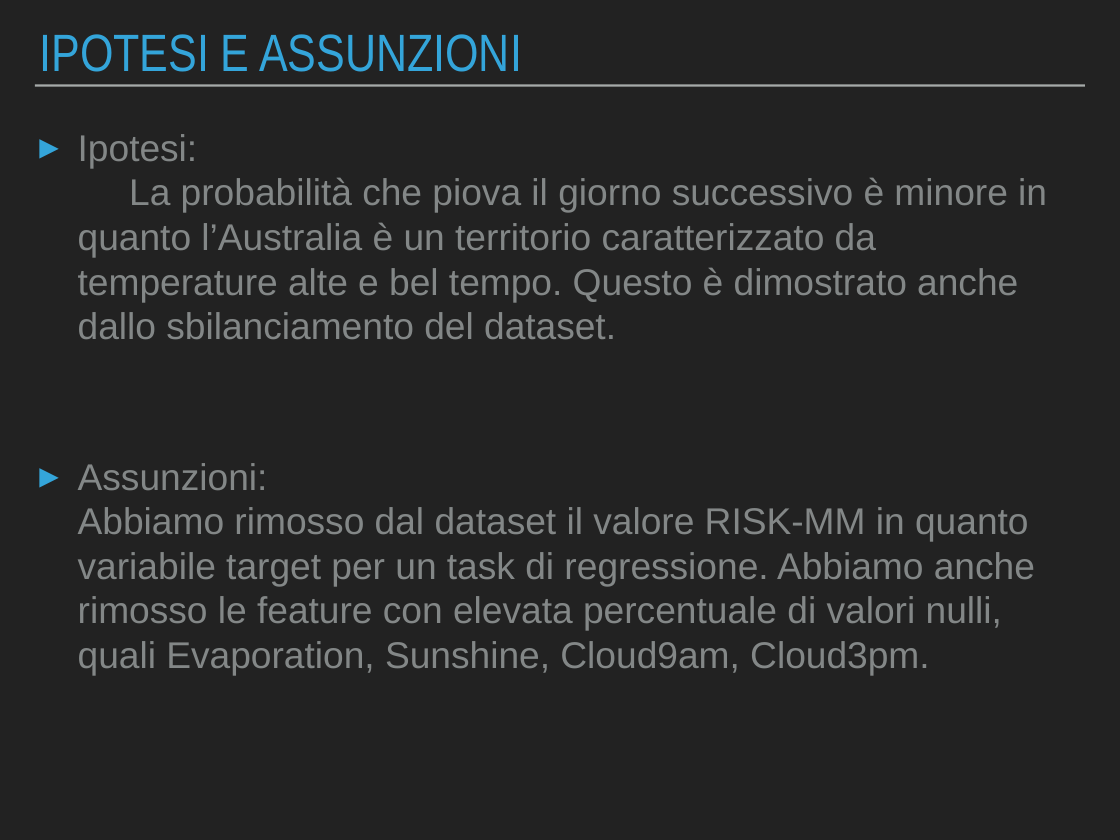
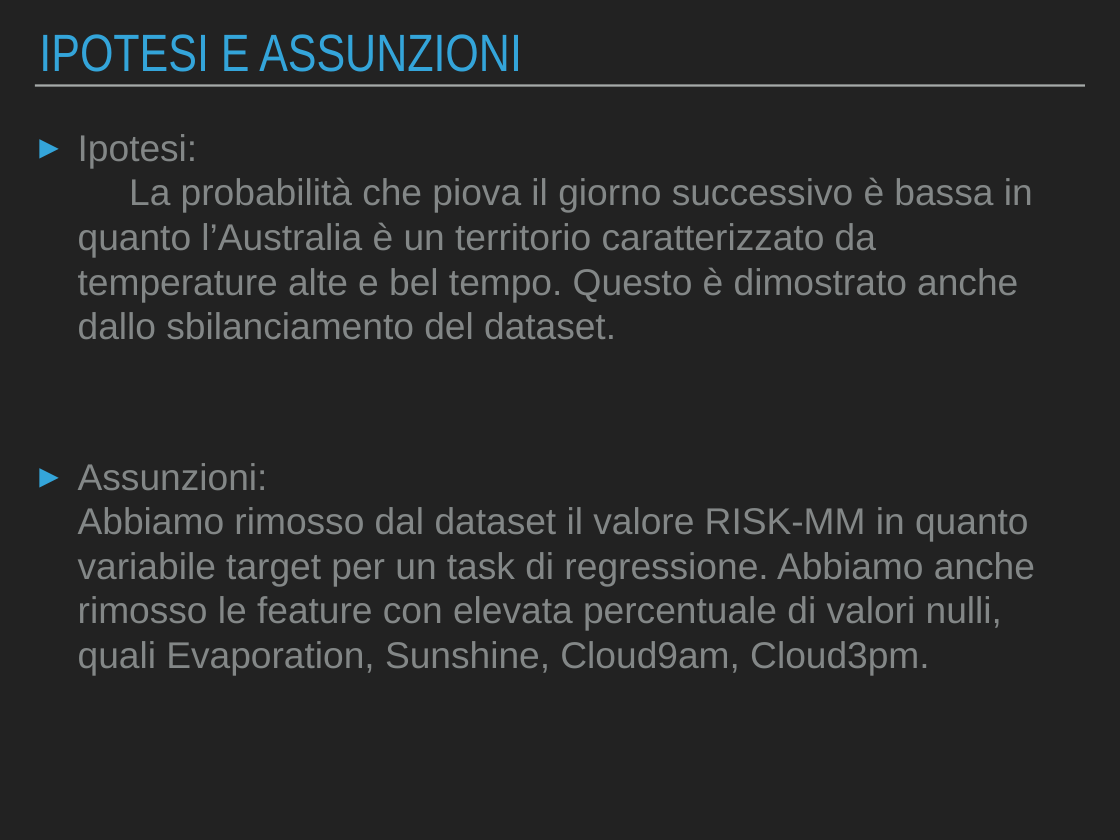
Before and after one commit to Beltra97/Unimib_MachineLearning, a slide deck: slide 3 of PresentazionePowerPoint.pptx. Drawn at 1120x840 pixels with LibreOffice and Linux fonts; fonts in the diff are those of the drawing. Boxes give left, top, right and bottom in pixels: in the first picture for what was removed or moved away, otherwise in the second. Text is boxed around its words. In the diff, an @@ line names an element or a change of style, - is before the commit and + after.

```diff
--- a/PresentazionePowerPoint.pptx
+++ b/PresentazionePowerPoint.pptx
@@ text at (78, 134, 1033, 339): text changed @@
-▸ Ipotesi: La probabilità che piova il giorno successivo è minore in quanto l’Australia è un territorio caratterizzato da temperature alte e bel tempo. Questo è dimostrato anche dallo sbilanciamento del dataset.
+▸ Ipotesi: La probabilità che piova il giorno successivo è bassa in quanto l’Australia è un territorio caratterizzato da temperature alte e bel tempo. Questo è dimostrato anche dallo sbilanciamento del dataset.
```
Also in this commit, not shown: 9 other slides changed, 2 other files.
